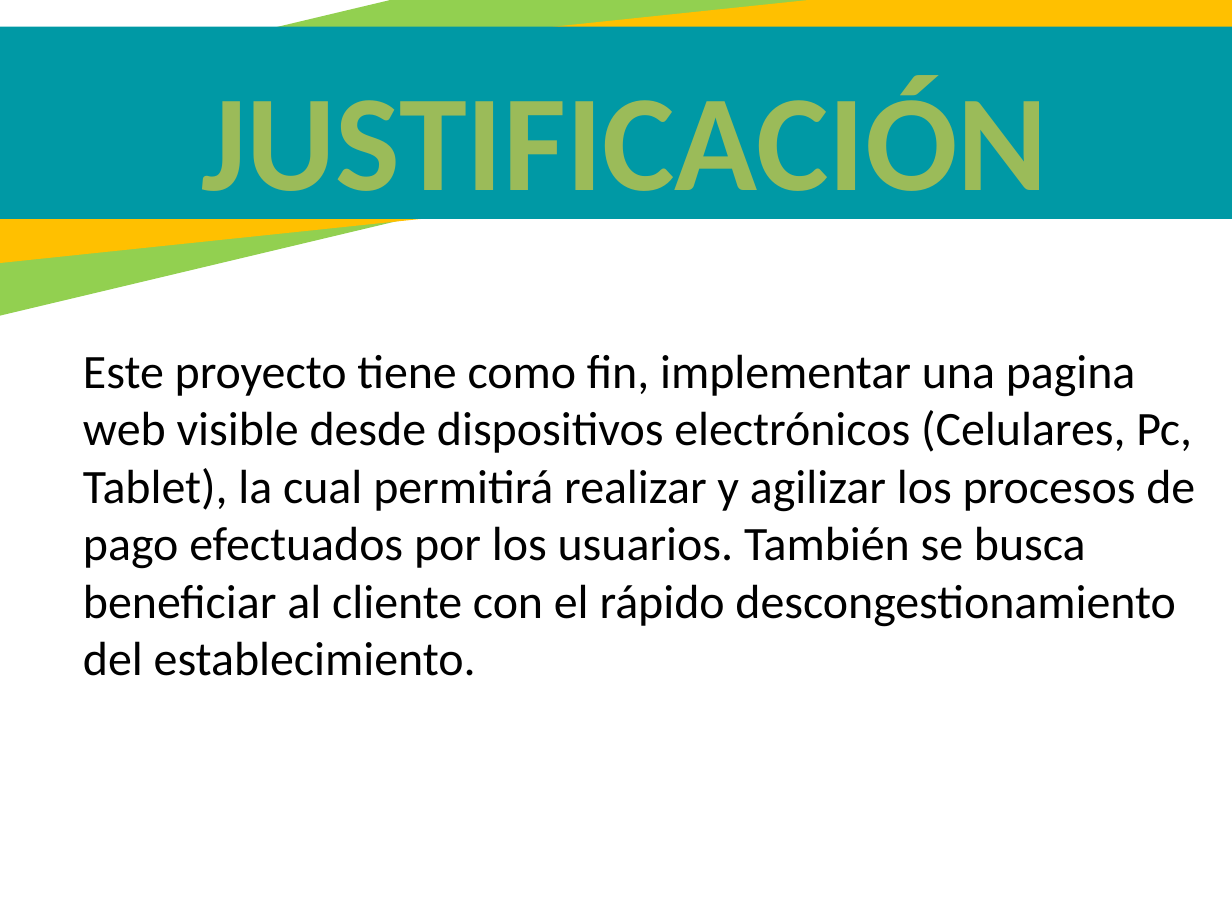
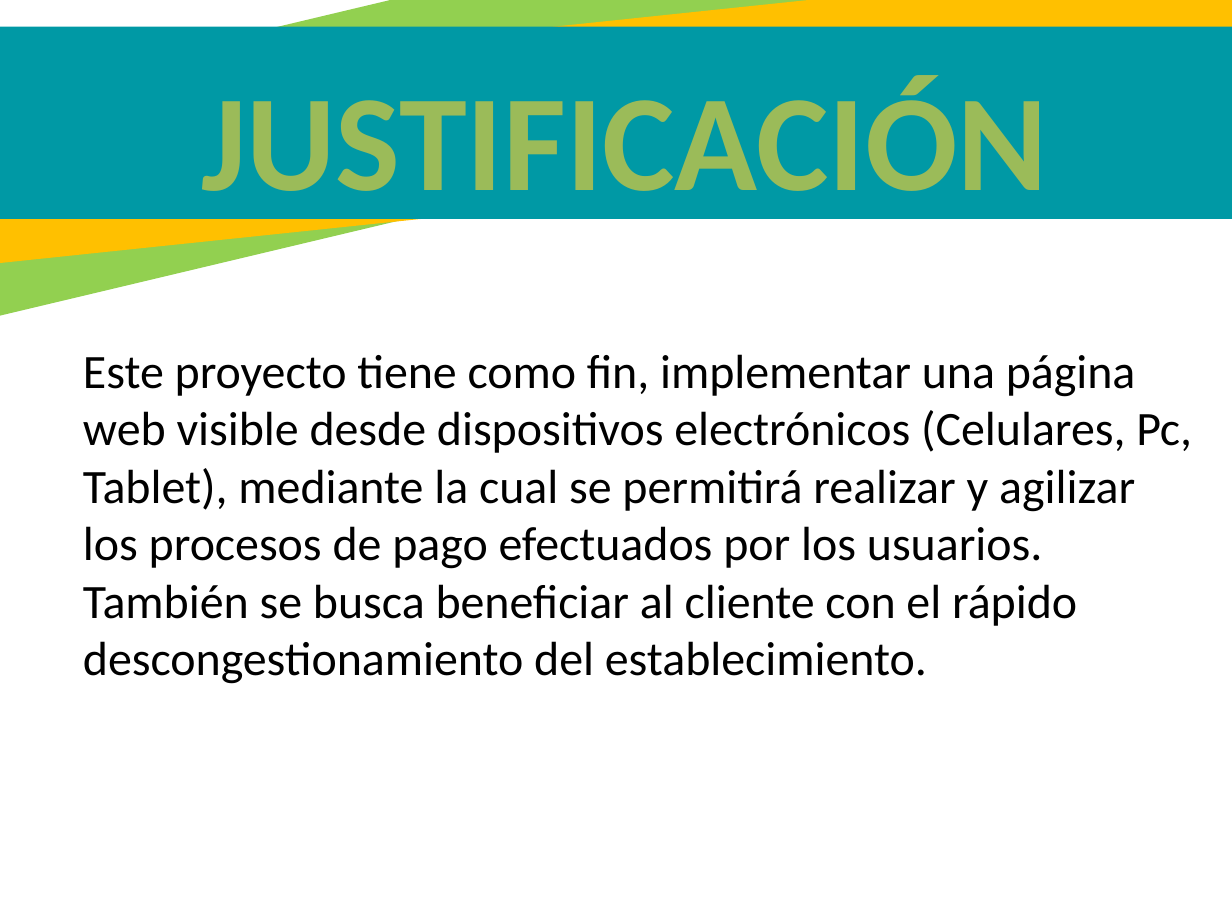
Before and after one commit to juannicolasvargas/SANF-solutions-helps, a slide deck: slide 12 of Sexto Trimestre/PresentacionV6 terminar- 1012.pptx (slide 9 before the commit). Drawn at 1232x924 pixels with LibreOffice and Linux fonts; fonts in the diff are those of the drawing. Boxes give left, top, right and bottom in pixels: in the first picture for what was removed or moved away, otherwise in the second. Text is boxed around its words. In the diff, an @@ line names an element or a change of style, - is before the commit and + after.

```diff
--- a/Sexto Trimestre/PresentacionV6 terminar- 1012.pptx
+++ b/Sexto Trimestre/PresentacionV6 terminar- 1012.pptx
@@ text at (83, 354, 1192, 684): text changed @@
-Este proyecto tiene como fin, implementar una pagina web visible desde dispositivos electrónicos (Celulares, Pc, Tablet), la cual permitirá realizar y agilizar los procesos de pago efectuados por los usuarios. También se busca beneficiar al cliente con el rápido descongestionamiento del establecimiento.
+Este proyecto tiene como fin, implementar una página web visible desde dispositivos electrónicos (Celulares, Pc, Tablet), mediante la cual se permitirá realizar y agilizar los procesos de pago efectuados por los usuarios. También se busca beneficiar al cliente con el rápido descongestionamiento del establecimiento.
```
Also in this commit, not shown: 22 other slides changed, 37 slides added, 13 slides removed.
